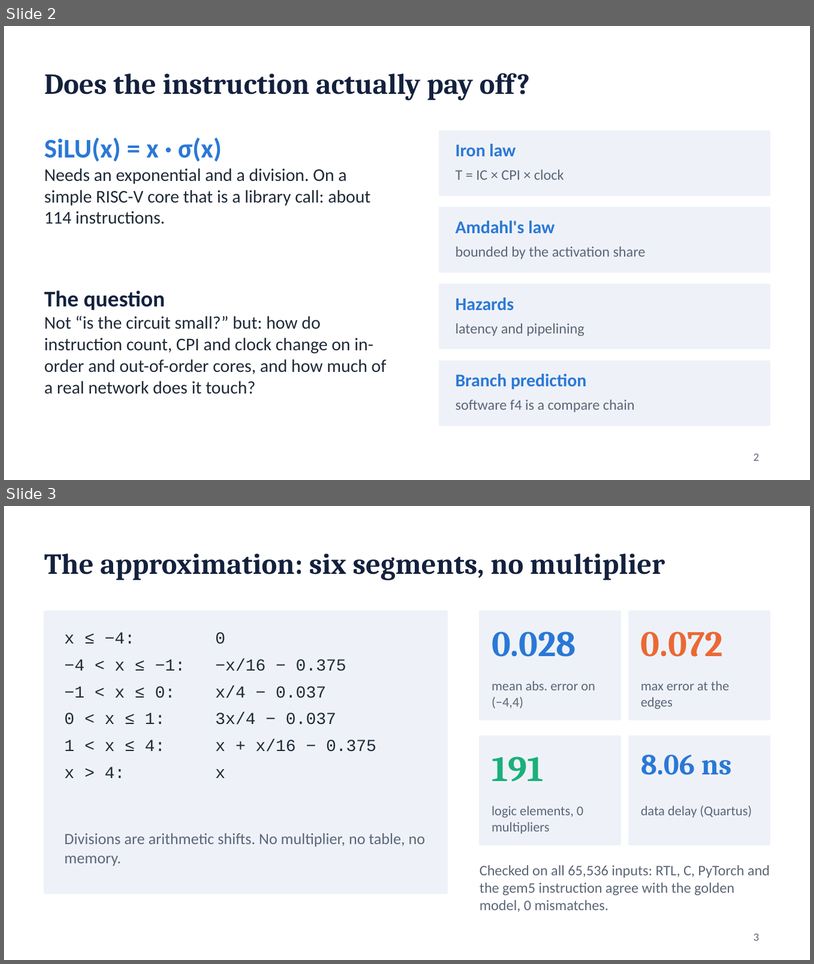
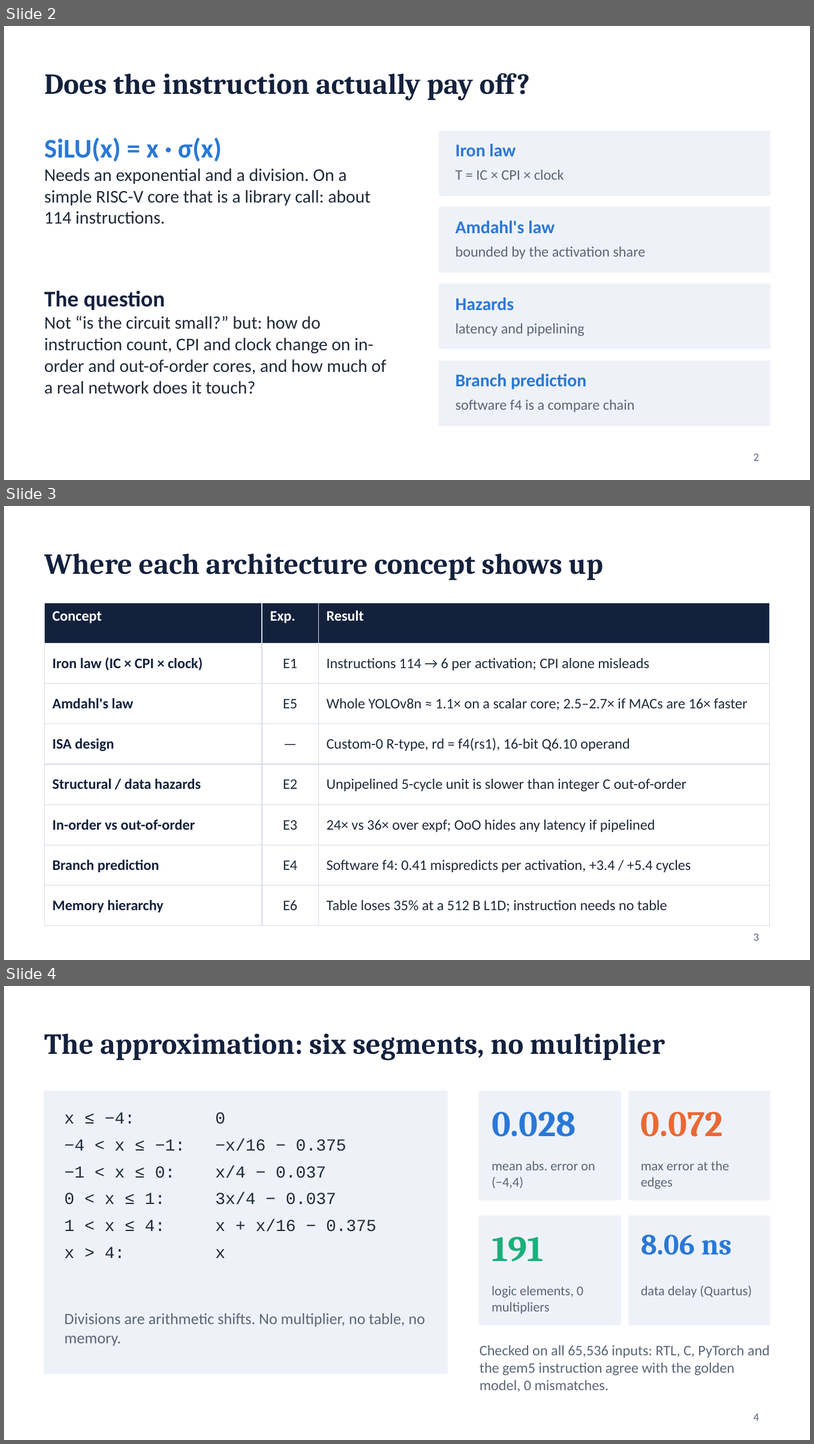
Before and after one commit to normie2099/SiLU-Architecture, a slide deck: results/slides/SiLU_class_presentation.pptx. Shown one above the other, each under a label of ours: slides 2 and 3 before the commit, slides 2, 3 and 4 after it. The pictures are 814x964 and 814x1444 pixels, drawn with LibreOffice and Linux fonts; fonts in the diff are those of the drawing. Boxes give left, top, right and bottom in pixels: in the first picture for what was removed or moved away, otherwise in the second. Text is boxed around its words. In the diff, an @@ line names an element or a change of style, - is before the commit and + after.

```diff
--- a/results/slides/SiLU_class_presentation.pptx
+++ b/results/slides/SiLU_class_presentation.pptx
@@ slide 3 added at bbox=[4, 506, 810, 960], background #FFFFFF @@
@@ title added at bbox=[44, 553, 603, 580], 26 pt, text #14213D, bold @@
+Where each architecture concept shows up
@@ table added at bbox=[44, 603, 770, 915], 8 rows, 3 columns @@
+Concept | Exp. | Result
+Iron law (IC × CPI × clock) | E1 | Instructions 114 → 6 per activation; CPI alone misleads
+Amdahl's law | E5 | Whole YOLOv8n ≈ 1.1× on a scalar core; 2.5–2.7× if MACs are 16× faster
+ISA design | — | Custom-0 R-type, rd = f4(rs1), 16-bit Q6.10 operand
+Structural / data hazards | E2 | Unpipelined 5-cycle unit is slower than integer C out-of-order
+In-order vs out-of-order | E3 | 24× vs 36× over expf; OoO hides any latency if pipelined
+Branch prediction | E4 | Software f4: 0.41 mispredicts per activation, +3.4 / +5.4 cycles
+Memory hierarchy | E6 | Table loses 35% at a 512 B L1D; instruction needs no table
@@ page number added at bbox=[754, 933, 759, 940], 10 pt, text #5B6577 @@
+3
@@ what was slide 3 is now slide 4 @@
@@ page number at bbox=[754, 1413, 759, 1420]: text changed @@
-3
+4
```
Also in this commit, not shown: 1 slide changed, 1 other file.
